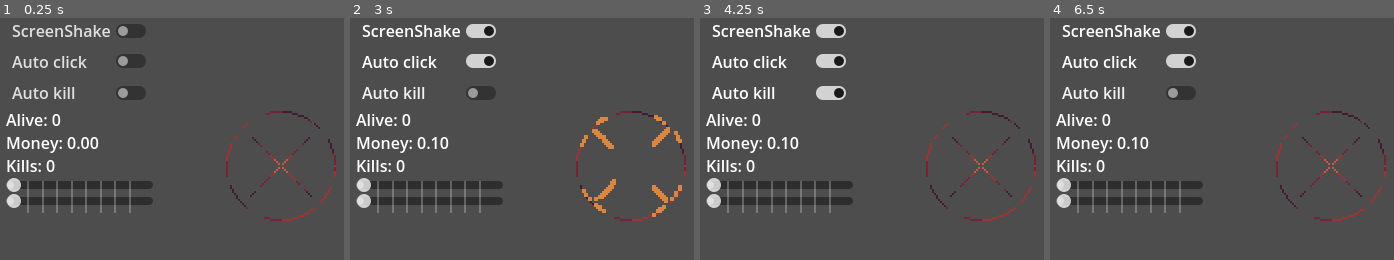
Above: before the commit, frames 1-4 (left to right).
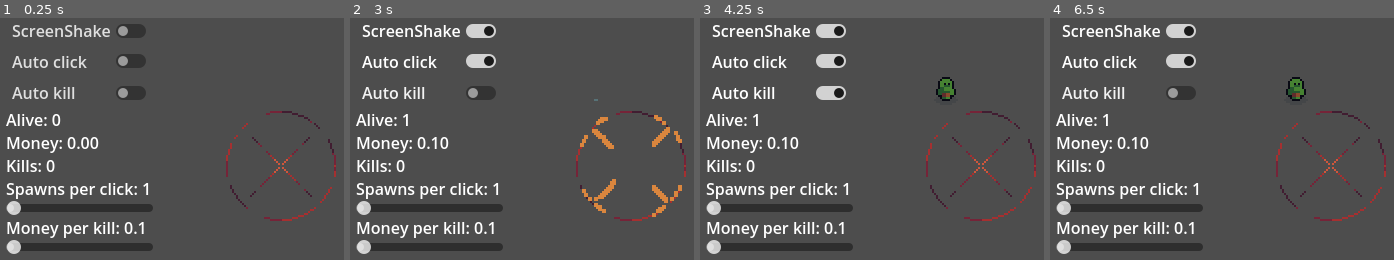
Above: after the commit, the same moments.

Repository: Jin9310/LudumDare55
Game: Godot game, scene res://NewGame/new_game.tscn
Same seed, same stepped clock (60 frames per second), same inputs: the game is played once before the commit and once after it.
Inputs (mouse positions are in pixels of both pictures, inside the frame that each line leads up to):
- Up to frame 1 (0.25 s): no input
- Up to frame 2 (3 s): click "ScreenShake" at 0.5 s; click "Auto click" at 1.25 s; click "Auto kill" at 2 s; tap Enter (ui_accept) at 2.75 s; drag from (632, 165) to (690, 93) at 2.77 s
- Up to frame 3 (4.25 s): tap Enter (ui_accept) at 3.5 s; drag from (865, 180) to (982, 165) at 3.52 s
- Up to frame 4 (6.5 s): tap Enter (ui_accept) at 4.25, 6.02 s; move the mouse to (1390, 93) at 4.27 s; hold D (move_right) 4.28-5 s; tap Space at 4.35 s; drag from (1304, 230) to (1160, 117) at 5.02 s; move the mouse to (outside the picture) at 5.77 s; hold S (move_down) from 5.78 s (still down); hold F from 5.78 s (still down)

The runs differ from the first frame. In frame 1, 6.6% of the frame differs, in the area x 1-45%, y 66-98%; in frame 2, 6.7%; in frame 3, 7.2%, in the area x 1-75%, y 24-98%; in frame 4, 7.2%.

Commit message:
fancy UI for the sliders

Diff:
--- a/HUD/hud.gd
+++ b/HUD/hud.gd
@@ -18,6 +18,10 @@
 	GameManager.acolytes_spawn_at_one_time = %BonusSpawn.value
 	GameManager.kill_money_multiplicator = %BonusMoney.value
 
+	%BonusSpawn_txt.text = "Spawns per click: " + str(%BonusSpawn.value)
+	%BonusMoney_txt.text = "Money per kill: " + str(%BonusMoney.value)
+
+
 func _on_screen_shake_pressed():
 	gm.screen_shake = !gm.screen_shake
 
--- a/HUD/hud.tscn
+++ b/HUD/hud.tscn
@@ -7,6 +7,10 @@
 [sub_resource type="StyleBoxEmpty" id="StyleBoxEmpty_gggxn"]
 
 [sub_resource type="StyleBoxEmpty" id="StyleBoxEmpty_4gbqn"]
+
+[sub_resource type="ImageTexture" id="ImageTexture_ortxx"]
+
+[sub_resource type="ImageTexture" id="ImageTexture_qet3l"]
 
 [node name="HUD" type="CanvasLayer"]
 script = ExtResource("1_q15ox")
@@ -60,17 +64,31 @@
 text = "123456"
 fit_content = true
 
+[node name="BonusSpawn_txt" type="RichTextLabel" parent="MarginContainer/VBoxContainer"]
+unique_name_in_owner = true
+layout_mode = 2
+text = "123456"
+fit_content = true
+
 [node name="BonusSpawn" type="HSlider" parent="MarginContainer/VBoxContainer"]
 unique_name_in_owner = true
 layout_mode = 2
+theme_override_icons/tick = SubResource("ImageTexture_ortxx")
 min_value = 1.0
 max_value = 10.0
 value = 1.0
 tick_count = 10
 
+[node name="BonusMoney_txt" type="RichTextLabel" parent="MarginContainer/VBoxContainer"]
+unique_name_in_owner = true
+layout_mode = 2
+text = "123456"
+fit_content = true
+
 [node name="BonusMoney" type="HSlider" parent="MarginContainer/VBoxContainer"]
 unique_name_in_owner = true
 layout_mode = 2
+theme_override_icons/tick = SubResource("ImageTexture_qet3l")
 min_value = 0.1
 max_value = 1.0
 step = 0.1
--- a/Scenes/spawning_area.gd
+++ b/Scenes/spawning_area.gd
@@ -6,7 +6,7 @@
 
 @export var number_of_all_clicks: int = 0
 var number_of_clicks: int
-var clicks_to_spawn: int = 2 #can be upgraded
+var clicks_to_spawn: int = 1 #can be upgraded
 
 #automatic clicking
 var click_timer: float
Not shown: 1 places in HUD/hud.tscn that only renumber resources
